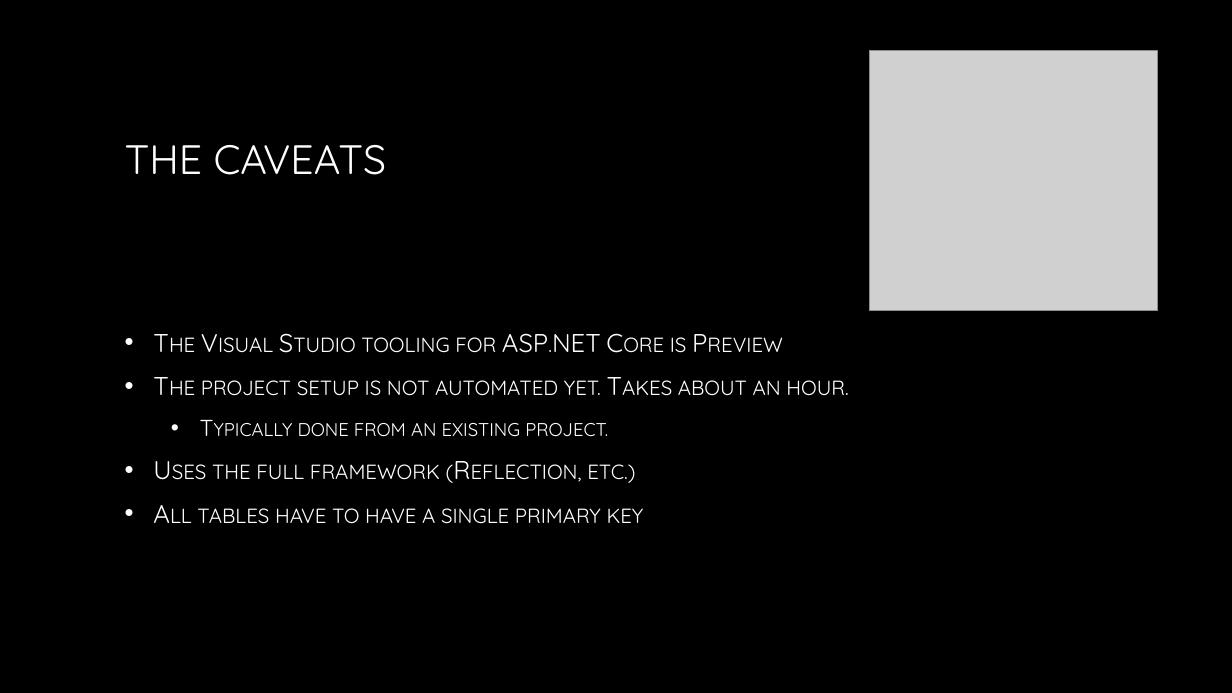
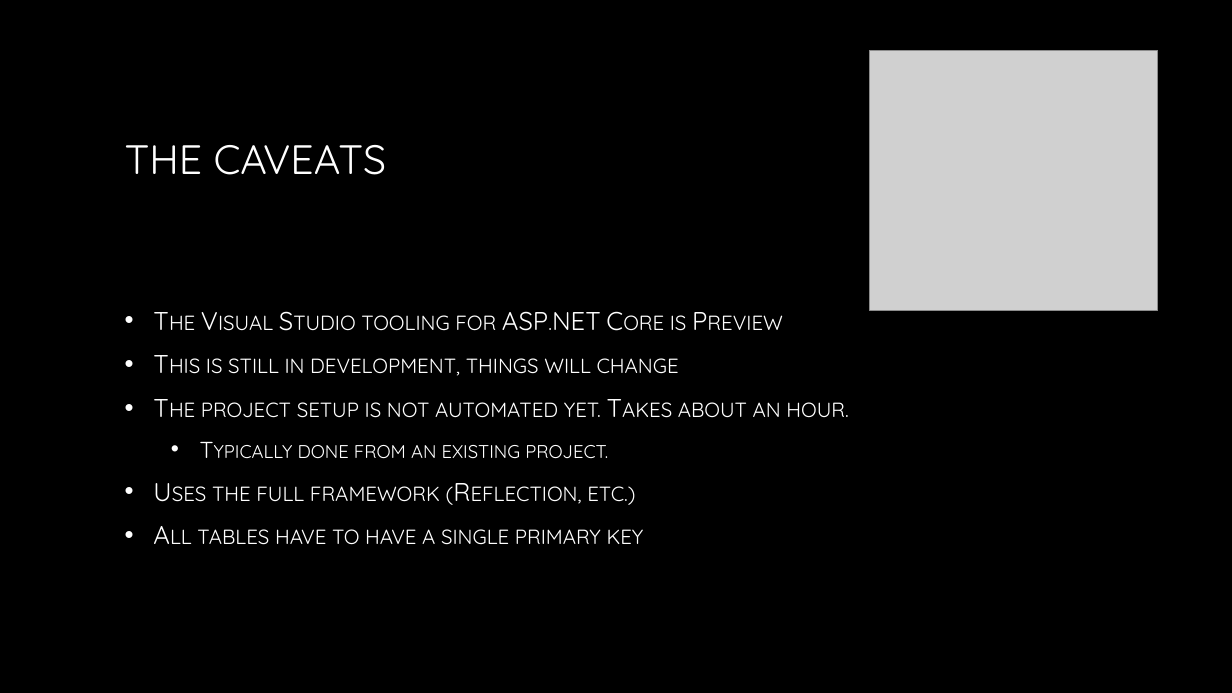
Before and after one commit to IntelliTect/Coalesce, a slide deck: slide 11 of Coalesce Diagrams.pptx. Drawn at 1232x693 pixels with LibreOffice and Linux fonts; fonts in the diff are those of the drawing; grey boxes stand for pictures; background and template pictures are left out. Boxes give left, top, right and bottom in pixels: in the first picture for what was removed or moved away, otherwise in the second. Text is boxed around its words. In the diff, an @@ line names an element or a change of style, - is before the commit and + after.

```diff
--- a/Coalesce Diagrams.pptx
+++ b/Coalesce Diagrams.pptx
@@ text at box(206, 358, 679, 376): paragraph added @@
+• This is still in development, things will change
```
Also in this commit, not shown: 5 other slides changed, 1 slide added.
